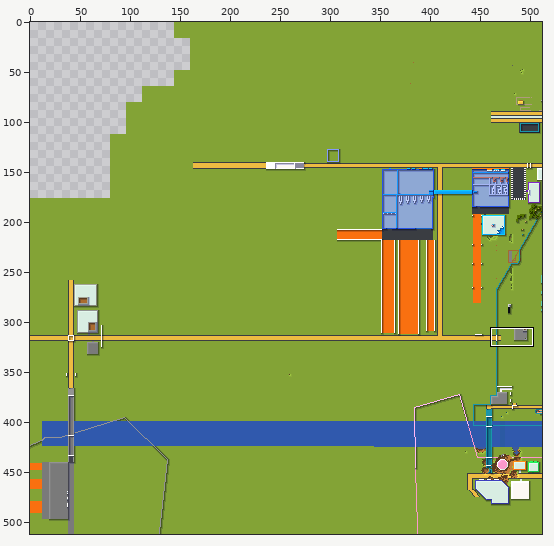
Edited in one commit: sprite sheet (tiles/-1,1.png). Above, an overview of the earlier version with the close-up marked.
Close-up. The starting point:
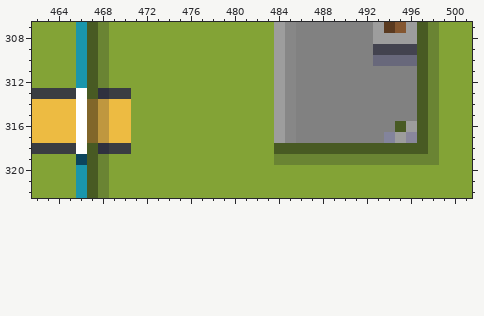
The file is 512x512 pixels. Colours within 5 levels of each other are drawn and written as one. Shown: x 462..501, y 307..322. The commit also changed other parts of the picture, which this record leaves out.
The same view after the edit:
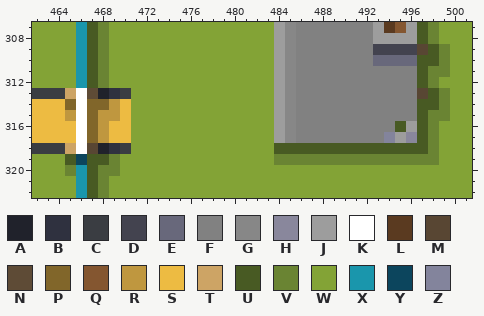
Palette (. is transparent): A #20222b  B #2f313f  C #3a3d42  D #43434f  E #68687b  F #818181  G #878787  H #89879c  J #9d9d9d  K #ffffff  L #5a3a20  M #584633  N #5e4b36  P #81662a  Q #845630  R #bf973f  S #edbb42  T #cda465  U #485a23  V #6a8433  W #83a336  X #1a96ac  Y #0c455d  Z #83849c
Difference:
@@ x 462..501 @@
 308 WWWWXUVWWWWWWWWWWWWWWWJGFFFFFFFJJJJUVWWW
-309 WWWWXUVWWWWWWWWWWWWWWWJGFFFFFFFDDDDUVWWW
-310 WWWWXUVWWWWWWWWWWWWWWWJGFFFFFFFEEEEUVWWW
-311 WWWWXUVWWWWWWWWWWWWWWWJGFFFFFFFFFFFUVWWW
+309 WWWWXUVWWWWWWWWWWWWWWWJGFFFFFFFDDDDMUVWW
+310 WWWWXUVWWWWWWWWWWWWWWWJGFFFFFFFEEEEUUVWW
+311 WWWWXUVWWWWWWWWWWWWWWWJGFFFFFFFFFFFUVVWW
 312 WWWWXUVWWWWWWWWWWWWWWWJGFFFFFFFFFFFUVWWW
-313 CCCCKUBCCWWWWWWWWWWWWWJGFFFFFFFFFFFUVWWW
-314 SSSSKPRSSWWWWWWWWWWWWWJGFFFFFFFFFFFUVWWW
-315 SSSSKPRSSWWWWWWWWWWWWWJGFFFFFFFFFFFUVWWW
+313 CCCTKNABCWWWWWWWWWWWWWJGFFFFFFFFFFFMUVWW
+314 SSSPKPPRSWWWWWWWWWWWWWJGFFFFFFFFFFFUUVWW
+315 SSSRKPRRSWWWWWWWWWWWWWJGFFFFFFFFFFFUVVWW
 316 SSSSKPRSSWWWWWWWWWWWWWJGFFFFFFFFFUJUVWWW
 317 SSSSKPRSSWWWWWWWWWWWWWJGFFFFFFFFZJHUVWWW
-318 CCCCKUBCCWWWWWWWWWWWWWUUUUUUUUUUUUUUVWWW
-319 WWWWYUVWWWWWWWWWWWWWWWVVVVVVVVVVVVVVVWWW
-320 WWWWXUVWWWWWWWWWWWWWWWWWWWWWWWWWWWWWWWWW
+318 CCCTKMABCWWWWWWWWWWWWWUUUUUUUUUUUUUUVWWW
+319 WWWUYUUVWWWWWWWWWWWWWWVVVVVVVVVVVVVVVWWW
+320 WWWVXUVVWWWWWWWWWWWWWWWWWWWWWWWWWWWWWWWW
 321 WWWWXUVWWWWWWWWWWWWWWWWWWWWWWWWWWWWWWWWW
